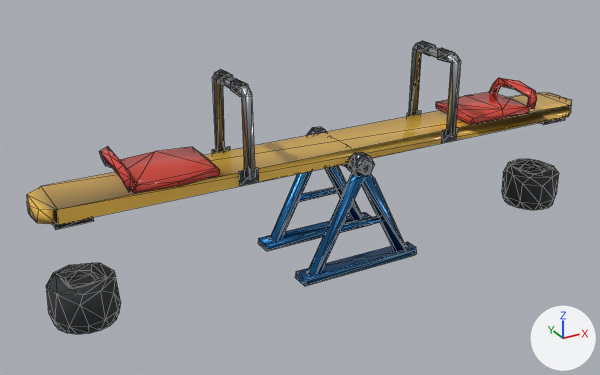
What one commit did to the glTF model web/public/assets/models/playground/seesaw.far.glb.
One viewpoint serves both versions: a 50 mm lens placed at (-1.69, -2.73, 1.7), pointed at (-0.16, 0.04, 0.32). Every picture has the same lights, and +X, +Y and +Z are marked at lower right. The picture after the commit comes second. Mesh edges are drawn as thin lines. Vertices at exactly the same position are counted once.

The first picture shows 'seesaw_far'.
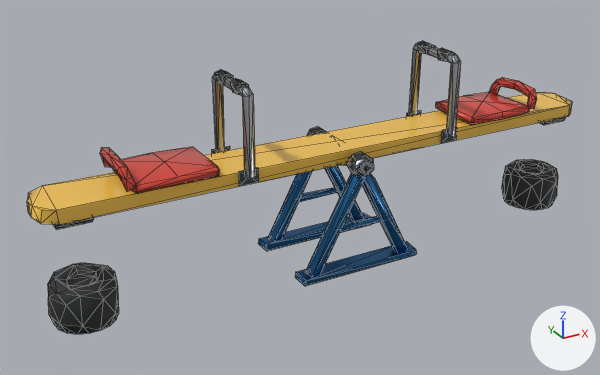
The change, as a diff of the scene's bpy script:
```diff
--- a/web/public/assets/models/playground/seesaw.far.glb.py
+++ b/web/public/assets/models/playground/seesaw.far.glb.py
@@ me_seesaw_far_001 @@
 # used by ob_seesaw_far; location = (0.0, 0.0, 0.0)
-me_seesaw_far_001.from_pydata(...)  # 560 vertices, 964 faces; spans x -1.25..1.25, y -0.21..0.21, z 0.0..0.85
+me_seesaw_far_001.from_pydata(...)  # 560 vertices, 972 faces; spans x -1.25..1.25, y -0.21..0.21, z 0.0..0.85
+# me_seesaw_far_001 part 1: the loose piece of 8 vertices spanning x -1.19..-1.05, y -0.09..0.09, z 0.42..0.45 is rebuilt with 12 vertices and now spans x -1.19..-1.05, y -0.09..0.09, z 0.42..0.45
+# me_seesaw_far_001 part 2: the loose piece of 8 vertices spanning x 1.05..1.19, y -0.09..0.09, z 0.42..0.45 is rebuilt with 12 vertices and now spans x 1.05..1.19, y -0.09..0.09, z 0.42..0.45
+# me_seesaw_far_001 part 3: the loose piece of 7 vertices spanning x -0.12..0.12, y 0.16..0.18, z 0.18..0.21 is rebuilt with 8 vertices and now spans x -0.12..0.12, y 0.15..0.19, z 0.18..0.22
+# me_seesaw_far_001 part 4: the loose piece of 7 vertices spanning x -0.12..0.12, y -0.18..-0.16, z 0.18..0.21 is rebuilt with 8 vertices and now spans x -0.12..0.12, y -0.19..-0.15, z 0.18..0.22
+# me_seesaw_far_001 part 5: 50 vertices moved from x -1.15..1.18, y -0.2..0.18, z 0.04..0.84 to x -1.16..1.21, y -0.2..0.18, z 0.04..0.84; 220 vertices removed from x -1.24..1.24, y -0.2..0.2, z 0.02..0.83; 210 vertices added at x -1.24..1.24, y -0.19..0.2, z 0.03..0.83
+# me_seesaw_far_001 part 6: 140 kept faces spanning x -1.23..1.23, y -0.21..0.21, z 0.0..0.85 get new vertex colours; the middle colour goes from white #fefefe to white #f9f9f9
 me_seesaw_far_001.materials.append(mat_body)
```

Location of each change, (x1, y1, x2, y2) in pixels of the pictures (600 x 375 px; the box of a moved part takes in the faces that stretch with it):
'seesaw_far', reshaped
    before: (27, 41, 572, 334)
    after: (27, 41, 573, 334)
part 1 of me_seesaw_far_001, rebuilt
    before: (53, 217, 94, 229)
    after: (53, 218, 94, 229)
part 2 of me_seesaw_far_001, rebuilt
    both: (540, 117, 565, 125)
part 3 of me_seesaw_far_001, rebuilt
    before: (298, 187, 338, 202)
    after: (299, 187, 340, 202)
part 4 of me_seesaw_far_001, rebuilt
    both: (339, 216, 382, 233)
part 5 of me_seesaw_far_001, moved or reshaped
    before: (27, 43, 572, 334)
    after: (27, 41, 573, 334)
part 6 of me_seesaw_far_001, recoloured
    before: (111, 49, 537, 284)
    after: (103, 44, 537, 284)
